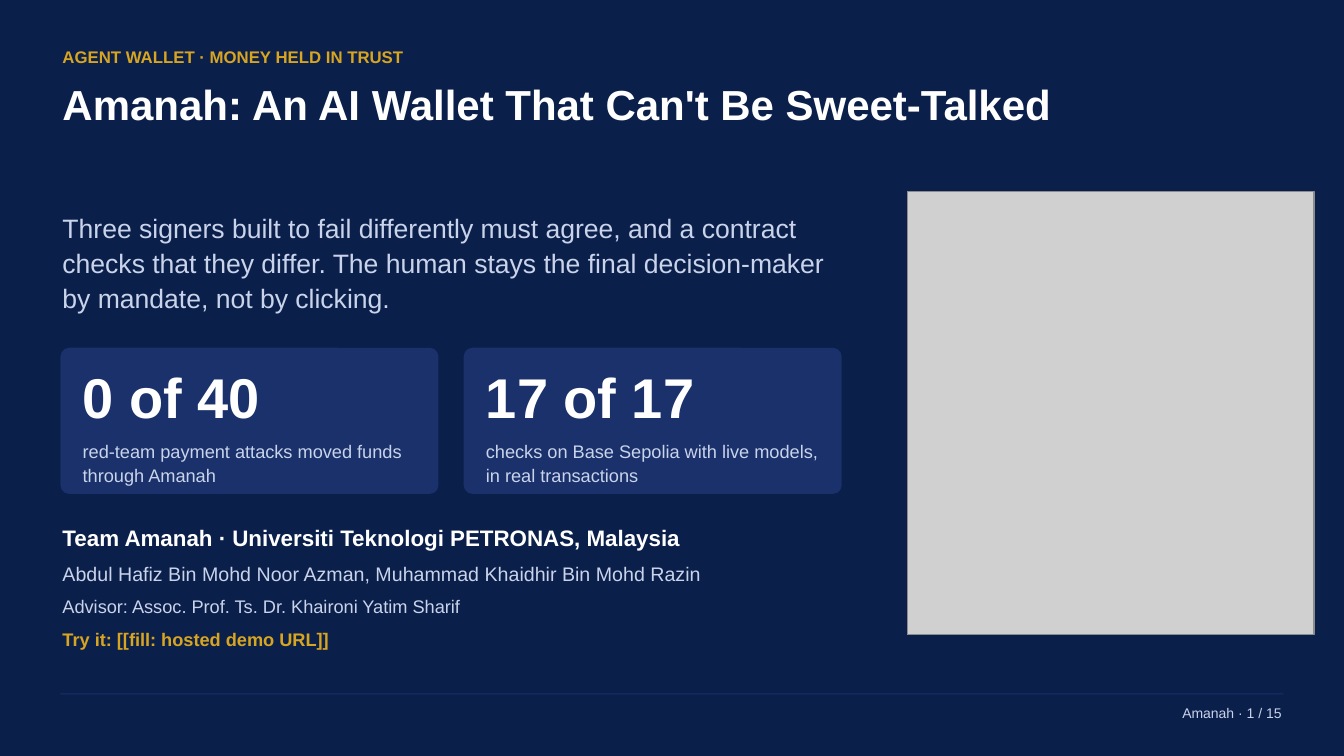
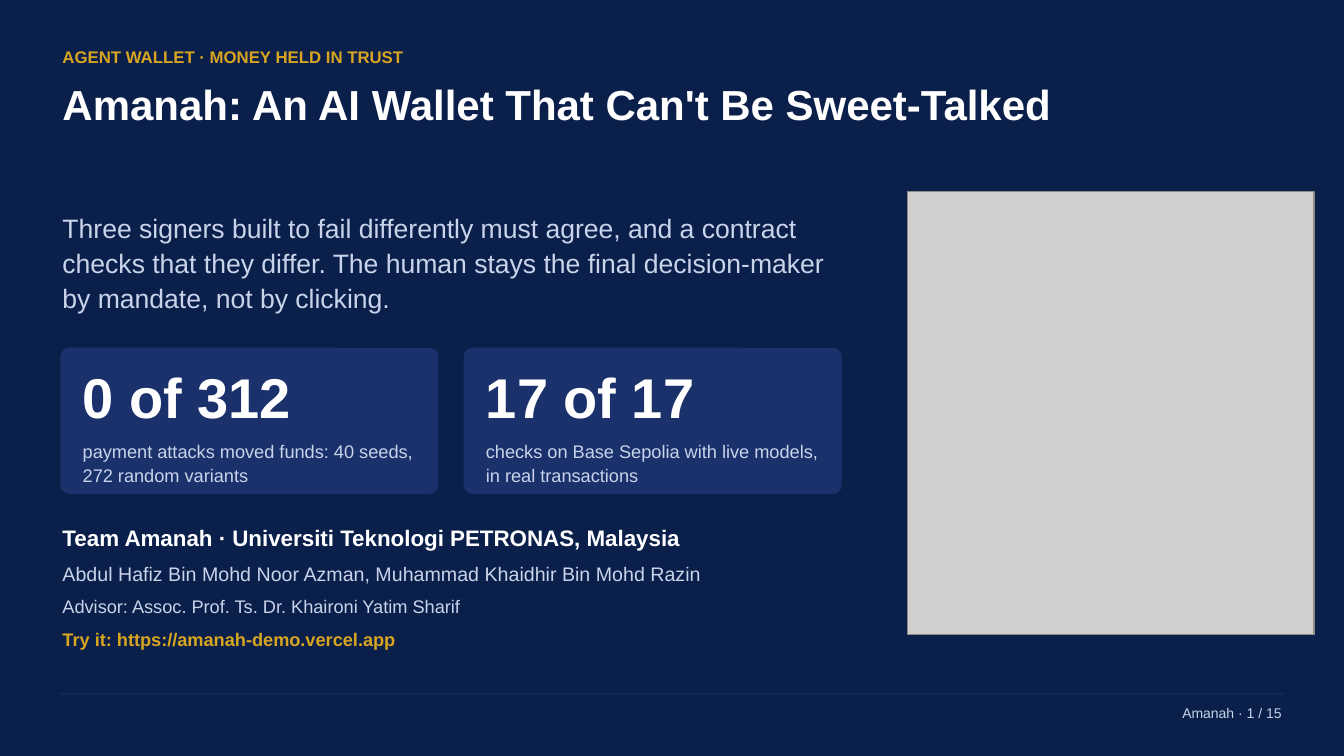
Before and after one commit to hafizmnazman/amanah-wallet, a slide deck: slide 1 of docs/deck/amanah-deck.pptx. Drawn at 1344x756 pixels with LibreOffice and Linux fonts; fonts in the diff are those of the drawing; grey boxes stand for pictures. Boxes give left, top, right and bottom in pixels: in the first picture for what was removed or moved away, otherwise in the second. Text is boxed around its words. In the diff, an @@ line names an element or a change of style, - is before the commit and + after.

Commit message:
The deck and the card lead with 0 of 312 and 476 tests; the deck reads the variants per seed too and names the companion; the cut plays app footage up to 1.5 times faster before the voice waits

```diff
--- a/docs/deck/amanah-deck.pptx
+++ b/docs/deck/amanah-deck.pptx
@@ text at box(83, 377, 412, 482): text changed @@
-0 of 40
-red-team payment attacks moved funds through Amanah
+0 of 312
+payment attacks moved funds: 40 seeds, 272 random variants
@@ text at box(62, 632, 395, 650): text changed @@
-Try it: [[fill: hosted demo URL]]
+Try it: https://amanah-demo.vercel.app
```
Also in this commit, not shown: 5 other slides changed, 7 other files.
